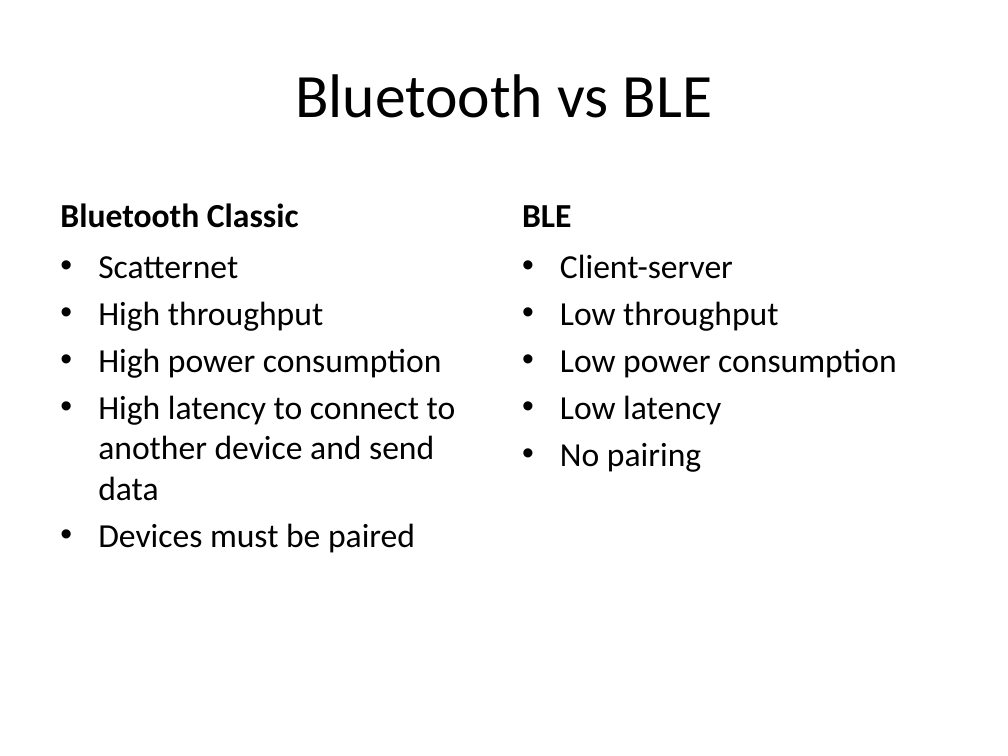
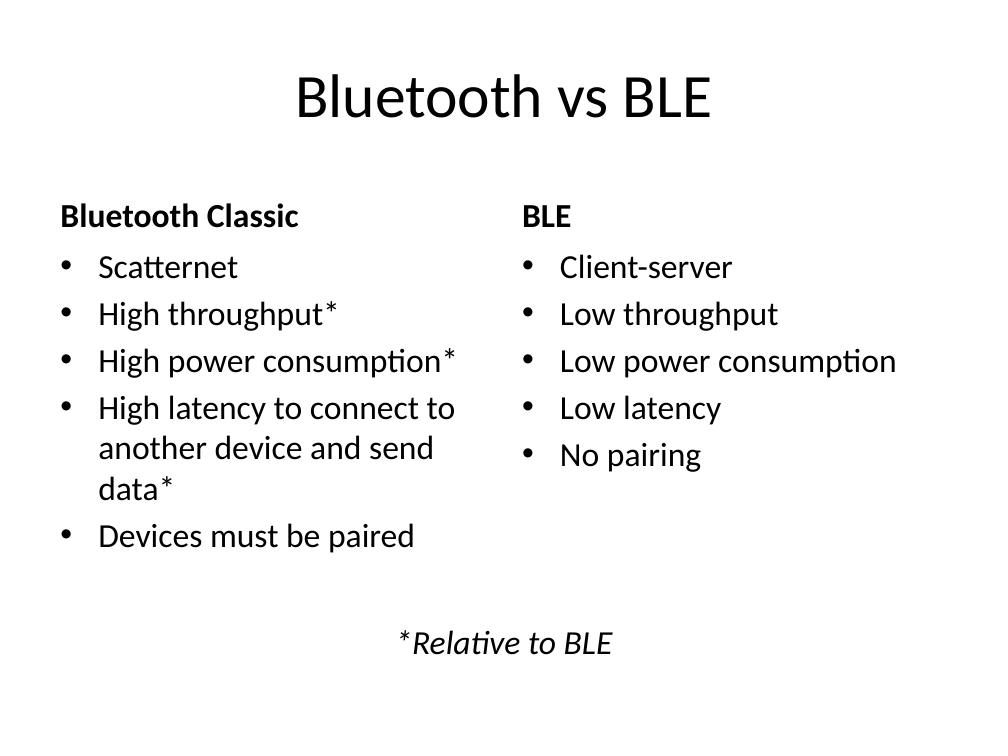
Before and after one commit to a34729t/SimpleCentral, a slide deck: slide 7 of Lecture.pptx. Drawn at 1008x756 pixels with LibreOffice and Linux fonts; fonts in the diff are those of the drawing. Boxes give left, top, right and bottom in pixels: in the first picture for what was removed or moved away, otherwise in the second. Text is boxed around its words. In the diff, an @@ line names an element or a change of style, - is before the commit and + after.

Commit message:
updated lecture

```diff
--- a/Lecture.pptx
+++ b/Lecture.pptx
@@ text at [98, 301, 458, 501]: text changed @@
-• High throughput
-• High power consumption
-• High latency to connect to another device and send data
+• High throughput*
+• High power consumption*
+• High latency to connect to another device and send data*
@@ text added at [395, 630, 613, 655], 24 pt, text #000000, italic @@
+*Relative to BLE
```
Also in this commit, not shown: 1 other slide changed.
